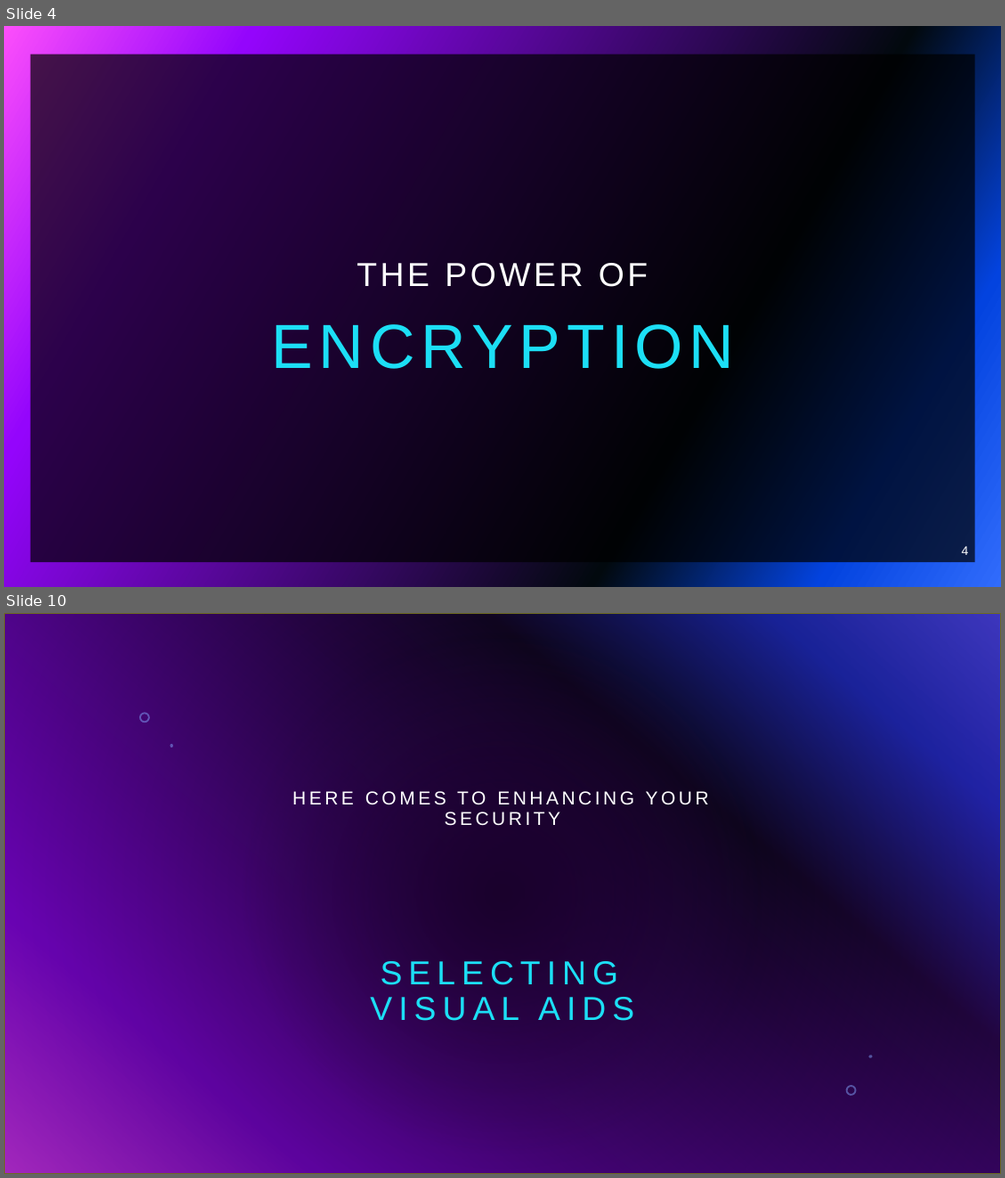
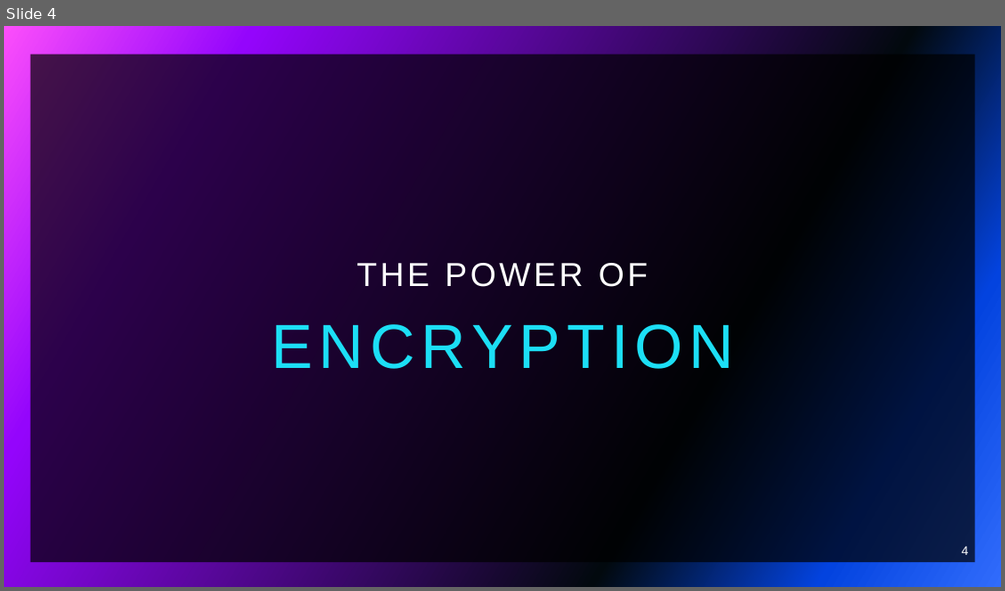
Before and after one commit to brodante/KeyGuardian, a slide deck: papers/PPT/KeyGuardian.pptx. Shown one above the other, each under a label of ours: slides 4 and 10 before the commit, slide 4 after it; the slides between them are not shown. The pictures are 1005x1178 and 1005x591 pixels, drawn with LibreOffice and Linux fonts; fonts in the diff are those of the drawing; background and template pictures are left out. Boxes give left, top, right and bottom in pixels: in the first picture for what was removed or moved away, otherwise in the second. Text is boxed around its words. In the diff, an @@ line names an element or a change of style, - is before the commit and + after.

```diff
--- a/papers/PPT/KeyGuardian.pptx
+++ b/papers/PPT/KeyGuardian.pptx
@@ slide 10 removed at (x1=4, y1=613, x2=1001, y2=1174), background picture (left out) @@
@@ subtitle removed at (x1=292, y1=791, x2=709, y2=826) @@
-HERE COMES TO ENHANCING YOUR SECURITY
@@ title removed at (x1=370, y1=961, x2=634, y2=1021) @@
-SELECTING
-VISUAL AIDS
@@ group removed at (x1=4, y1=613, x2=1001, y2=1174): 4 freeform shapes, 1 rectangle @@
```
Also in this commit, not shown: 5 slides changed, 8 slides added, 7 other slides removed, 34 other files.
